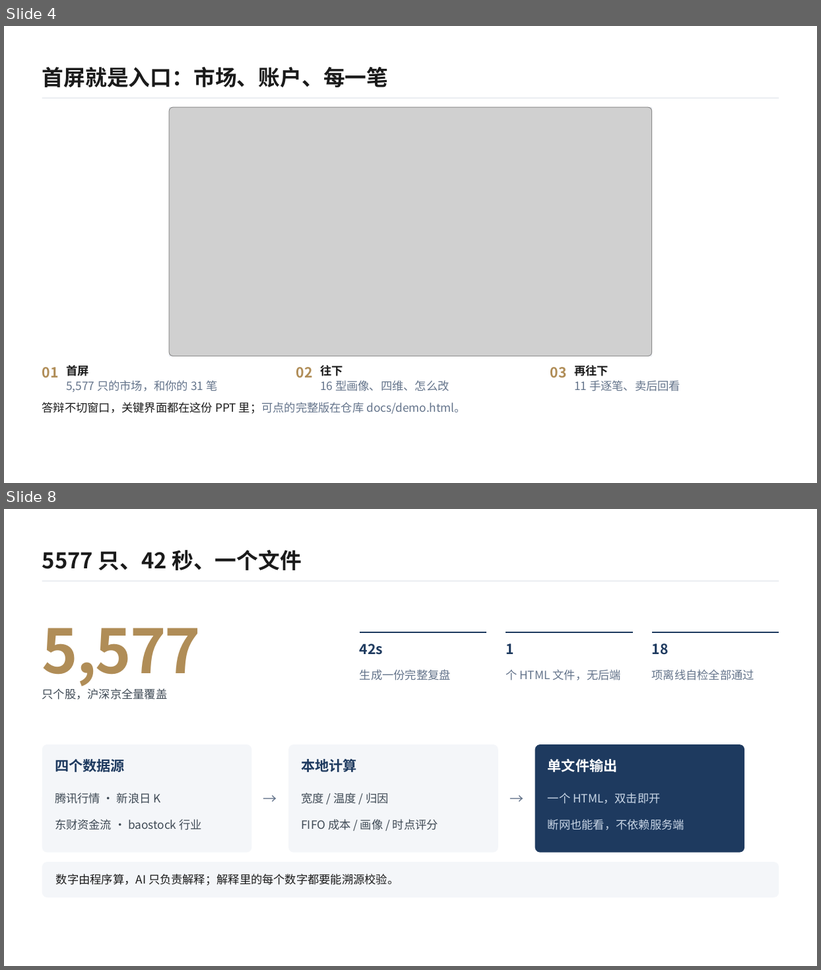
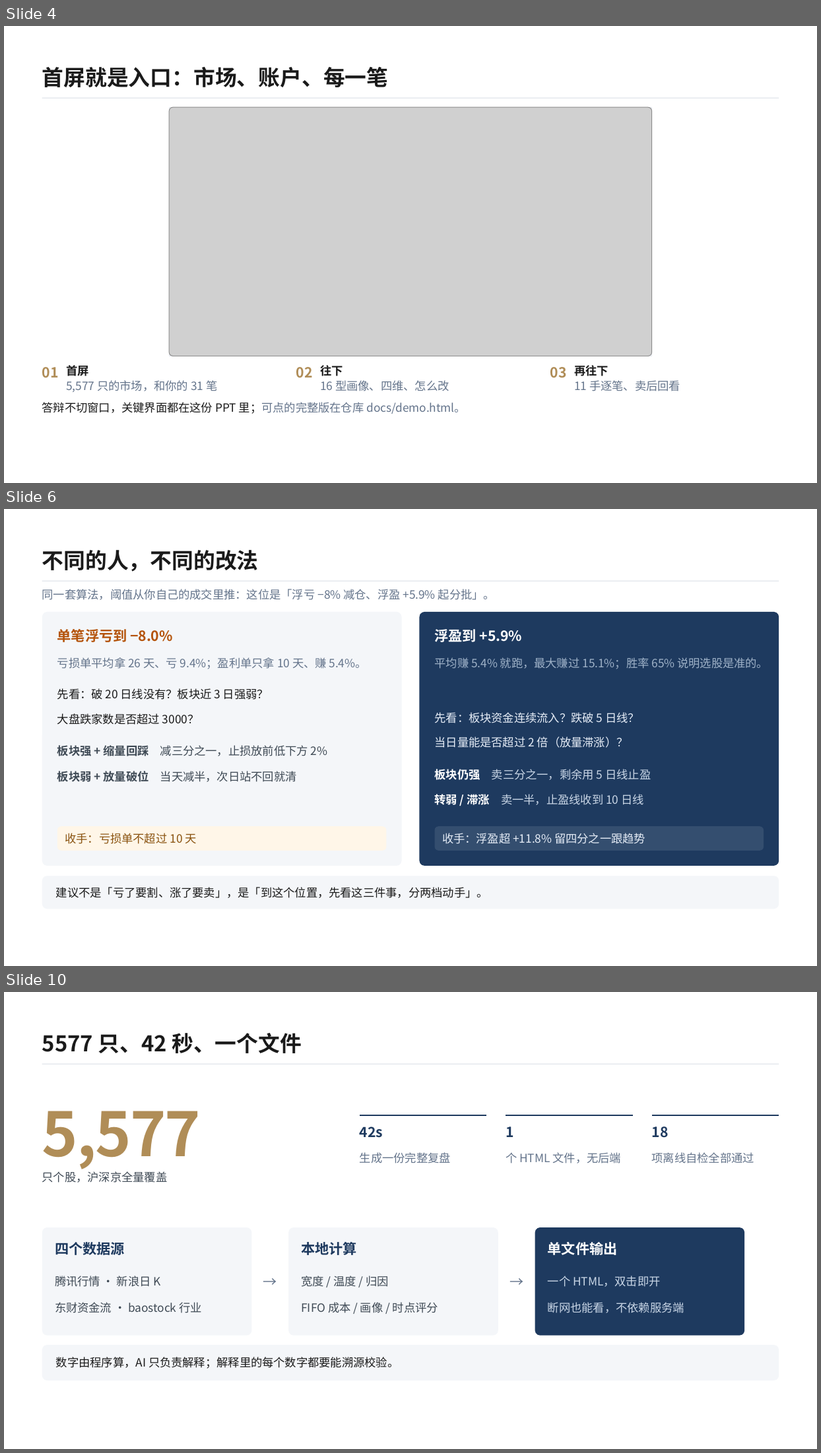
Before and after one commit to www498/ashare-review, a slide deck: ppt/复盘台答辩/复盘台答辩.pptx. Shown one above the other, each under a label of ours: slides 4 and 8 before the commit, slides 4, 6 and 10 after it; the slides between them are not shown. The pictures are 821x970 and 821x1453 pixels, drawn with LibreOffice and Linux fonts; fonts in the diff are those of the drawing; grey boxes stand for pictures. Boxes give left, top, right and bottom in pixels: in the first picture for what was removed or moved away, otherwise in the second. Text is boxed around its words. In the diff, an @@ line names an element or a change of style, - is before the commit and + after.

Commit message:
PPT 扩到 12 页：画像改为速写与改法、新增建议页和自选股页，逐笔改全列、卖后加口径换算

```diff
--- a/ppt/复盘台答辩/复盘台答辩.pptx
+++ b/ppt/复盘台答辩/复盘台答辩.pptx
@@ slide 6 added at box(4, 509, 817, 966), background #FFFFFF @@
@@ text added at box(42, 550, 259, 572), 25.5 pt, text #1A1A1A, bold @@
+不同的人，不同的改法
@@ rectangle added at box(42, 581, 779, 582), fill #D9DEE6 @@
@@ text added at box(42, 589, 495, 600), 13.5 pt, text #64748B @@
+同一套算法，阈值从你自己的成交里推：这位是「浮亏 −8% 减仓、浮盈 +5.9% 起分批」。
@@ rounded rectangle added at box(42, 612, 402, 867), fill #F4F6F9 @@
@@ rounded rectangle added at box(419, 612, 780, 867), fill #1E3A5F @@
@@ text added at box(57, 629, 173, 642), 16.5 pt, text #B4530A, bold @@
+单笔浮亏到 −8.0%
@@ text added at box(435, 629, 523, 642), 16.5 pt, text #FFFFFF, bold @@
+浮盈到 +5.9%
@@ text added at box(57, 657, 367, 669), 13.5 pt, text #64748B @@
+亏损单平均拿 26 天、亏 9.4%；盈利单只拿 10 天、赚 5.4%。
@@ text added at box(435, 657, 768, 669), 13.5 pt, text #9FB2C8 @@
+平均赚 5.4% 就跑，最大赚过 15.1%；胜率 65% 说明选股是准的。
@@ text added at box(57, 689, 269, 725), 13.5 pt, text #1A1A1A @@
+先看：破 20 日线没有？板块近 3 日强弱？
+大盘跌家数是否超过 3000？
@@ text added at box(435, 712, 640, 748), 13.5 pt, text #E6EDF7 @@
+先看：板块资金连续流入？跌破 5 日线？
+当日量能是否超过 2 倍（放量滞涨）？
@@ text added at box(57, 745, 328, 782), 13.5 pt, text #3F4A55 @@
+板块强 + 缩量回踩 减三分之一，止损放前低下方 2%
+板块弱 + 放量破位 当天减半，次日站不回就清
@@ text added at box(435, 769, 651, 805), 13.5 pt, text #C9D6E6 @@
+板块仍强 卖三分之一，剩余用 5 日线止盈
+转弱 / 滞涨 卖一半，止盈线收到 10 日线
@@ rounded rectangle added at box(57, 827, 387, 851), fill #FFF6E8 @@
@@ text added at box(65, 833, 196, 844), 13.5 pt, text #8A5310 @@
+收手：亏损单不超过 10 天
@@ rounded rectangle added at box(435, 827, 764, 851), fill #FFFFFF at 10% opacity @@
@@ text added at box(442, 833, 646, 844), 13.5 pt, text #E6EDF7 @@
+收手：浮盈超 +11.8% 留四分之一跟趋势
@@ rounded rectangle added at box(42, 876, 779, 909), fill #F4F6F9 @@
@@ text added at box(56, 887, 488, 898), 13.5 pt, text #1A1A1A @@
+建议不是「亏了要割、涨了要卖」，是「到这个位置，先看这三件事，分两档动手」。
@@ what was slide 8 is now slide 10 @@
```
Also in this commit, not shown: 2 slides changed, 2 other slides added, 1 slide removed, 13 other files.
